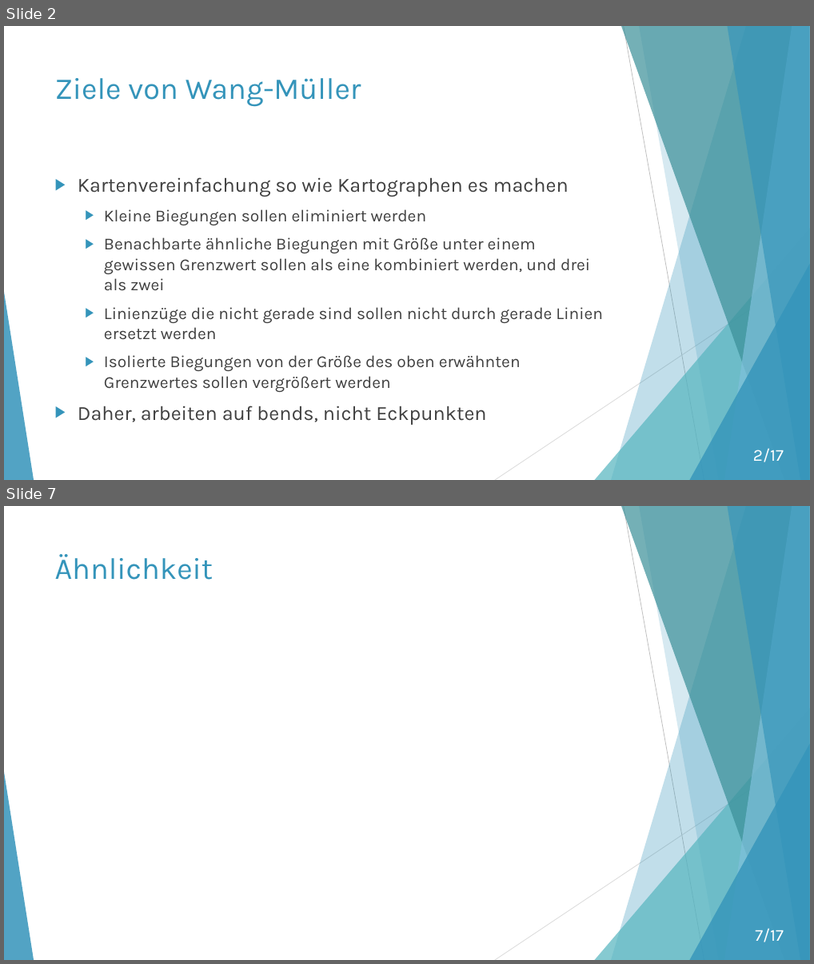
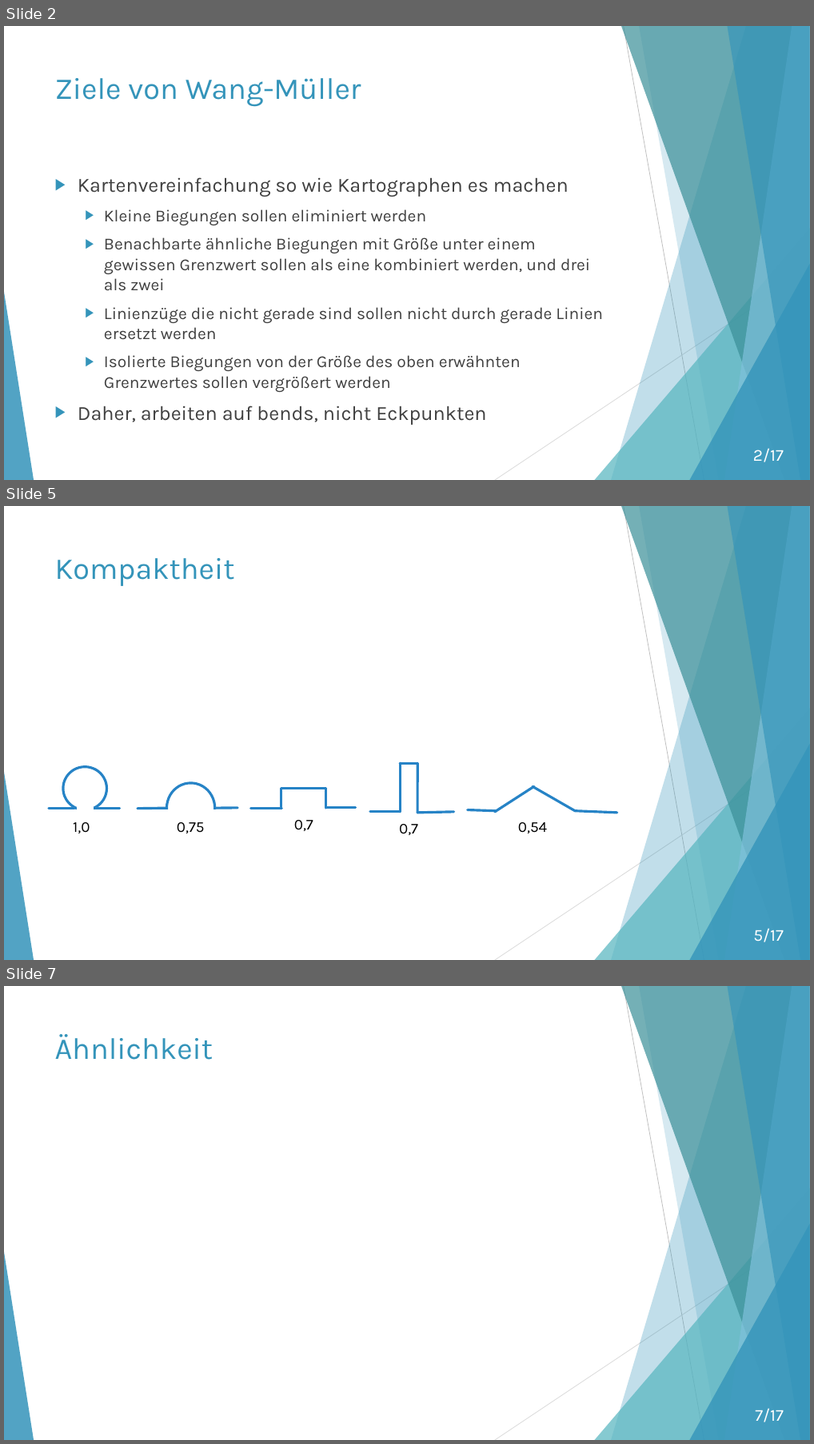
Before and after one commit to moritzhe/algokarto, a slide deck: Wang-Müller.pptx. Shown one above the other, each under a label of ours: slides 2 and 7 before the commit, slides 2, 5 and 7 after it; the slides between them are not shown. The pictures are 814x964 and 814x1444 pixels, drawn with LibreOffice and Linux fonts; fonts in the diff are those of the drawing; grey boxes stand for pictures. Boxes give left, top, right and bottom in pixels: in the first picture for what was removed or moved away, otherwise in the second. Text is boxed around its words. In the diff, an @@ line names an element or a change of style, - is before the commit and + after.

```diff
--- a/Wang-Müller.pptx
+++ b/Wang-Müller.pptx
@@ slide 5 added at bbox=[4, 506, 810, 960], background #FFFFFF; not listed: 10 template elements that a slide beside it also shows @@
@@ title added at bbox=[55, 558, 235, 586], 36 pt, text #3494BA @@
+Kompaktheit
@@ ellipse added at bbox=[63, 767, 107, 810], outline #2683C6 3 pt @@
@@ line added from (400, 812) to (400, 763), #2683C6 3 pt @@
@@ line added from (400, 763) to (418, 763), #2683C6 3 pt @@
@@ line added from (418, 763) to (418, 812), #2683C6 3 pt @@
@@ rectangle added at bbox=[78, 788, 92, 828], fill #FFFFFF, outline #FFFFFF 3 pt @@
@@ ellipse added at bbox=[166, 783, 215, 833], outline #2683C6 3 pt @@
@@ line added from (282, 808) to (282, 788), #2683C6 3 pt @@
@@ line added from (282, 788) to (326, 788), #2683C6 3 pt @@
@@ line added from (326, 788) to (326, 808), #2683C6 3 pt @@
@@ line added from (495, 812) to (534, 786), #2683C6 3 pt @@
@@ line added from (533, 786) to (576, 811), #2683C6 3 pt @@
@@ line added from (49, 808) to (74, 808), #2683C6 3 pt @@
@@ line added from (94, 808) to (119, 808), #2683C6 3 pt @@
@@ line added from (138, 808) to (166, 808), #2683C6 3 pt @@
@@ rectangle added at bbox=[158, 811, 226, 855], fill #FFFFFF, outline #FFFFFF 3 pt @@
@@ line added from (215, 808) to (238, 808), #2683C6 3 pt @@
@@ line added from (251, 808) to (282, 808), #2683C6 3 pt @@
@@ line added from (326, 808) to (355, 808), #2683C6 3 pt @@
@@ line added from (370, 811) to (400, 811), #2683C6 3 pt @@
@@ line added from (418, 812) to (454, 812), #2683C6 3 pt @@
@@ line added from (468, 810) to (496, 811), #2683C6 3 pt @@
@@ line added from (576, 811) to (618, 812), #2683C6 3 pt @@
@@ text added at bbox=[73, 822, 90, 833], 18 pt, text #000000 @@
+1,0
@@ text added at bbox=[177, 822, 205, 833], 18 pt, text #000000 @@
+0,75
@@ text added at bbox=[294, 820, 314, 831], 18 pt, text #000000 @@
+0,7
@@ text added at bbox=[399, 824, 418, 835], 18 pt, text #000000 @@
+0,7
@@ text added at bbox=[518, 822, 547, 833], 18 pt, text #000000 @@
+0,54
@@ page number added at bbox=[754, 928, 784, 942], 20 pt, text #FFFFFF @@
+5/17
```
Also in this commit, not shown: 3 slides changed, 1 slide removed.
